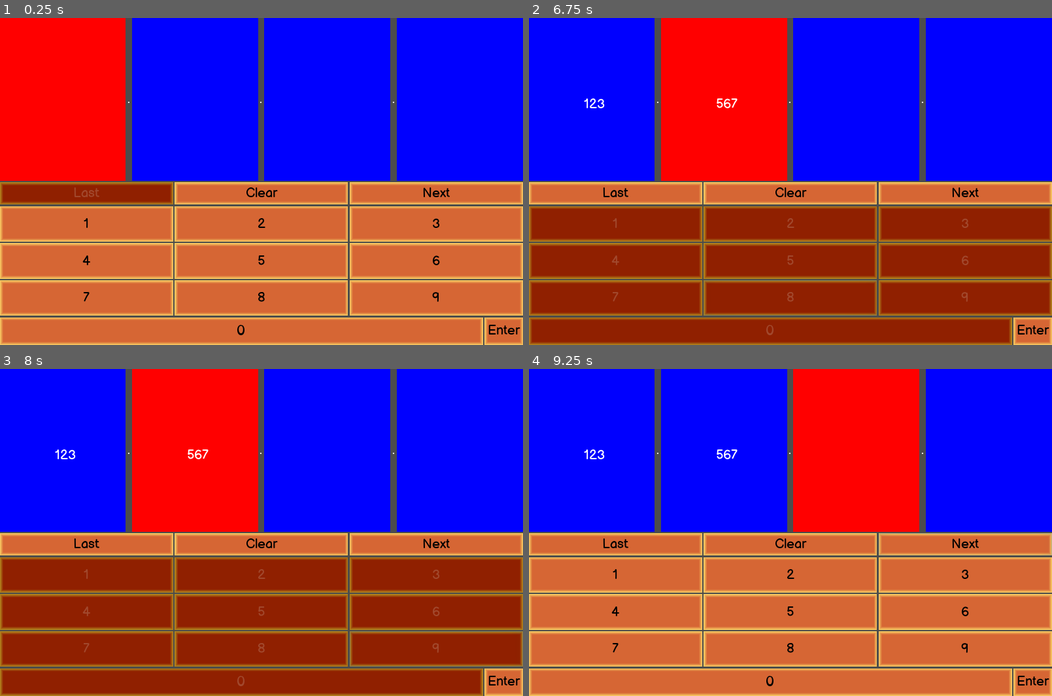
Above: before the commit, frames 1-4 (two rows, left to right).
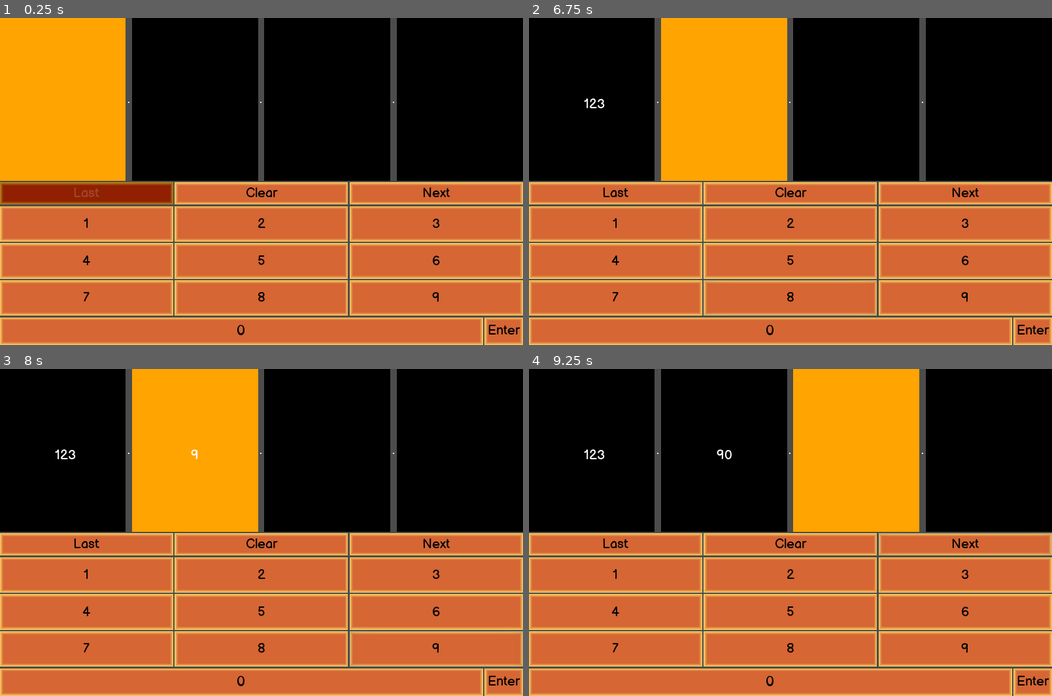
Above: after the commit, the same moments.

Repository: RaccoonHandsProductions/CanningSeason
Game: Godot game, scene res://UI/IPEntryControl.tscn
The game is run twice, just before and just after one commit, with the same random seed, the same clock (stepped at 60 frames per second) and the same inputs. This scene is started directly instead of the project's main scene.
Inputs (mouse positions are in pixels of both pictures, inside the frame that each line leads up to):
- Up to frame 1 (0.25 s): no input
- Up to frame 2 (6.75 s): click "1" at 0.5 s; click "2" at 1.25 s; click "3" at 2 s; click "4" at 2.75 s; click "Next" at 3.5 s; click "5" at 4.25 s; click "6" at 5 s; click "7" at 5.75 s; click "8" at 6.5 s
- Up to frame 3 (8 s): click (434, 650) at 7.25 s, where only the run after the commit has a clickable "9"
- Up to frame 4 (9.25 s): click (769, 682) at 8 s, where only the run after the commit has a clickable "0"; click "Next" at 8.75 s

The runs differ from the first frame. In frame 1, 48% of the frame differs, in the area x 0-100%, y 0-50%; in frame 2, 88%, in the area x 0-100%, y 0-100%; in frame 3, 88%; in frame 4, 48%.

Commit message:
changed some aspects of the look

Diff:
--- a/project/UI/IPEntryControl.gd
+++ b/project/UI/IPEntryControl.gd
@@ -33,6 +33,12 @@
 			[ int( button.name.substr(5) ) ])
 	_choose_Display_field(current_field_index)
 
+func validate_octet(oct : String):
+	if (int(oct) >= 0 and int(oct) <= 255):
+		return true
+	else:
+		return false
+
 func finialize_address(octet_0:String, octet_1:String,
 	octet_2:String, octet_3:String):
 
@@ -48,11 +54,18 @@
 		ip_octet += str(num) #creates octet string
 		current_section_label.text += str(num)
 	elif ip_octet.length() == 3:
-		ip_array.append(ip_octet)
-		ip_octet = ""
-		update()
-		for buttons in button_array:
-			buttons.disabled = true
+		if validate_octet(ip_octet) == true:
+			ip_array.append(ip_octet)
+			ip_octet = ""
+			update()
+			for buttons in button_array:
+				buttons.disabled = true
+		else:
+			ip_octet = ""
+			current_section_label.text = ""
+
+			_choose_Display_field(current_field_index)
+
 	print(ip_array)
 
 func _choose_Display_field(field):
--- a/project/UI/OctetField.gd
+++ b/project/UI/OctetField.gd
@@ -1,7 +1,7 @@
 extends Panel
 
-const _unfocused_background := Color.blue
-const _focused_background := Color.red
+const _unfocused_background := Color.black
+const _focused_background := Color.orange
 
 var _style := StyleBoxFlat.new()
 
